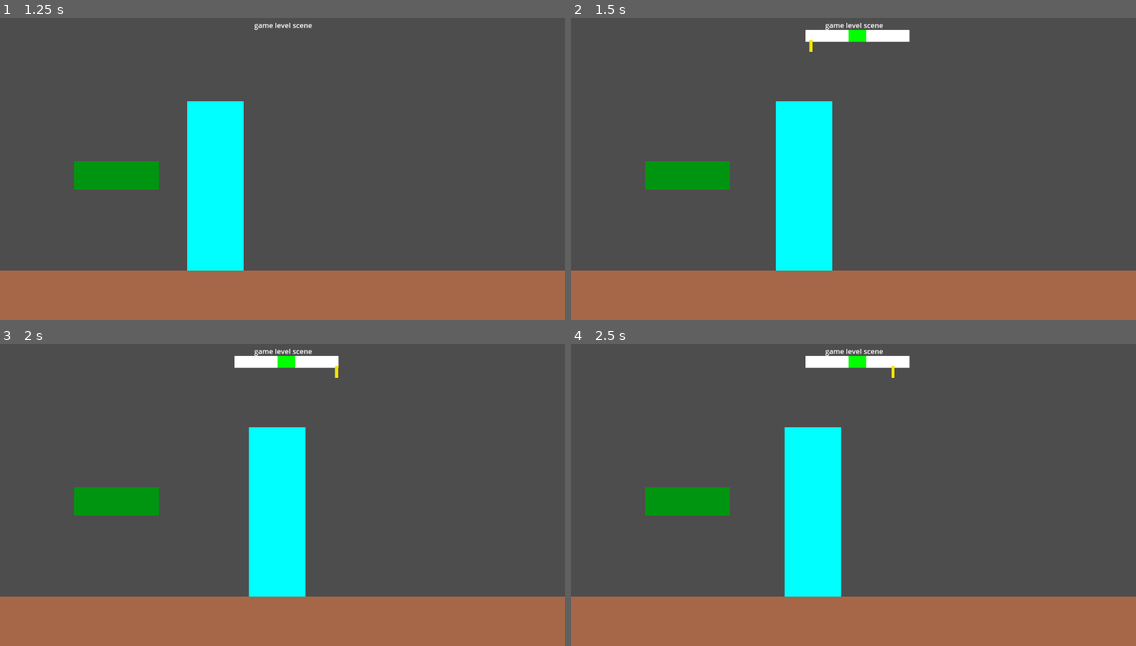
Above: before the commit, frames 1-4 (two rows, left to right).
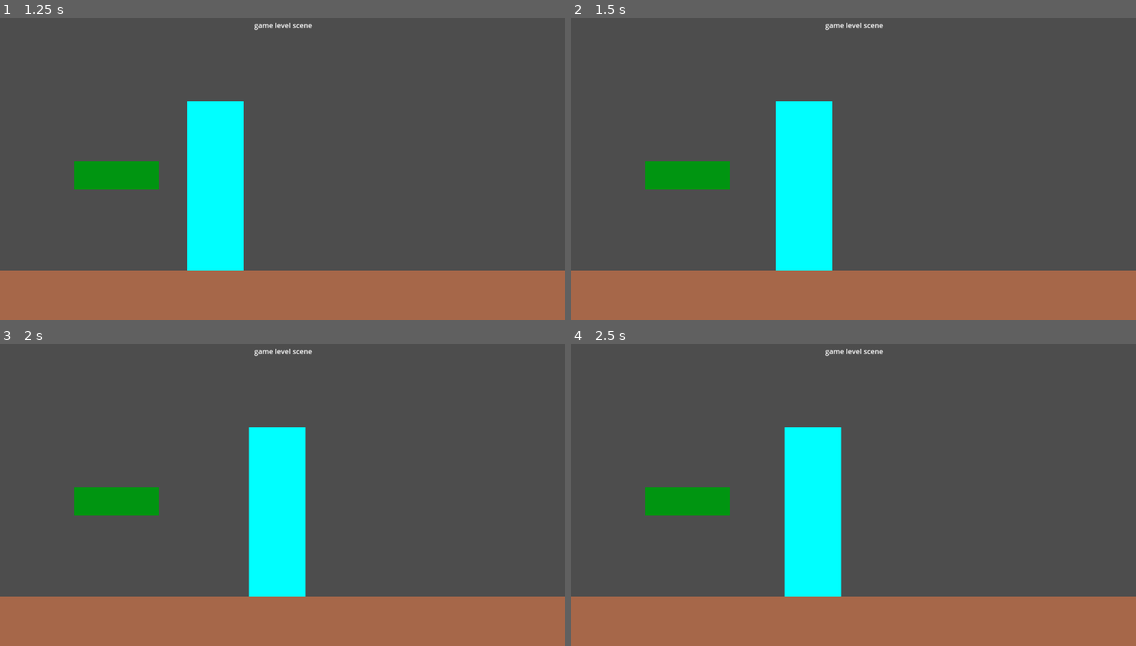
Above: after the commit, the same moments.

Repository: alexgaaranes/coss-gj-2025
Game: Godot game, scene res://levels/menu.tscn
Two runs of this game, one before a commit and one after it. Both use one fixed random seed, a clock stepped at 60 frames per second and the inputs below.
Inputs:
- Up to frame 1 (1.25 s): click "Start" at 0.5 s
- Up to frame 2 (1.5 s): tap Enter (ui_accept) at 1.25 s; hold D (move_right) from 1.28 s (still down); hold Enter (ui_accept) from 1.28 s (still down); tap Space (interact_food) at 1.35 s
- Up to frame 3 (2 s): keep holding D (move_right); keep holding Enter (ui_accept)
- Up to frame 4 (2.5 s): release D (move_right) at 2.03 s; release Enter (ui_accept) at 2.03 s; hold A (move_left) from 2.03 s (still down); tap Enter (ui_accept) at 2.1, 2.27 s; tap Space (interact_food) at 2.3 s

Frame 1 is identical in both runs. In frame 2, 0.8% of the frame differs, in the area x 41-60%, y 3-12%; in frame 3, 0.8%; in frame 4, 0.8%.

Commit message:
fix: overlap bug

Diff:
--- a/levels/game_level.tscn
+++ b/levels/game_level.tscn
@@ -19,7 +19,7 @@
 [node name="Food" parent="." instance=ExtResource("1_d65c1")]
 position = Vector2(168, 360)
 
-[node name="Fiesta" parent="." instance=ExtResource("1_sklrn")]
+[node name="Map" parent="." instance=ExtResource("1_sklrn")]
 
-[node name="CharacterBody2D" parent="Fiesta" instance=ExtResource("2_d65c1")]
+[node name="Player" parent="Map" instance=ExtResource("2_d65c1")]
 position = Vector2(424, 224)
--- a/scenes/player/player.tscn
+++ b/scenes/player/player.tscn
@@ -8,7 +8,7 @@
 [sub_resource type="RectangleShape2D" id="RectangleShape2D_x7p2l"]
 size = Vector2(128, 384)
 
-[node name="CharacterBody2D" type="CharacterBody2D"]
+[node name="Player" type="CharacterBody2D"]
 script = ExtResource("1_8afob")
 
 [node name="ColorRect" type="ColorRect" parent="."]
--- a/scripts/food/food.gd
+++ b/scripts/food/food.gd
@@ -1,6 +1,7 @@
 extends Node2D
 
 var is_overlapping = false
+var has_timer = false
 
 func _on_area_2d_area_entered(area):
 	is_overlapping = true
@@ -9,14 +10,10 @@
 	if Input.is_action_just_released("interact_food") and is_overlapping:
 		spawn_timer()
 
-	# check if there is existing timer
-	if get_tree().root.get_node("Timer") == null and not is_overlapping:
-		is_overlapping = true
-
-
 func _on_area_2d_area_shape_exited(area_rid, area, area_shape_index, local_shape_index):
 	del_timer()
 	is_overlapping = false
+	has_timer = false
 
 # other functions
 func spawn_timer():
@@ -26,7 +23,11 @@
 	var screen_size = get_viewport().get_visible_rect().size
 	timing_indicator.get_child(0).scale = Vector2(0.4, 0.4)
 	get_tree().root.add_child(timing_indicator)
+	has_timer = true
 
 func del_timer():
 	var timer = get_tree().root.get_node("Timer")
 	if timer != null: timer.queue_free()
+
+func set_overlapping(boolean):
+	is_overlapping = boolean
--- a/scripts/player/player.gd
+++ b/scripts/player/player.gd
@@ -18,3 +18,6 @@
 		velocity = velocity.normalized() * speed / weight
 
 	position += velocity * delta
+
+func add_food():
+	weight += 0.2
--- a/scripts/timing_indicator/timer.gd
+++ b/scripts/timing_indicator/timer.gd
@@ -56,6 +56,7 @@
 			tween.kill()
 		if skill_check():
 			print("Skill Check Successful!")
+			add_food_weight()
 			input_feedback(true)
 		else:
 			print("Skill Check Failed")
@@ -84,6 +85,7 @@
 	bar.scale = Vector2(1, 1) # reset scale just in case
 
 	get_parent().queue_free()
+	get_tree().root.get_node("GameLevel").get_node("Food").set_overlapping(true)
 
 func _cancel_skill_check():
 	if tween:
@@ -93,3 +95,7 @@
 
 	bar.scale = Vector2(1, 1)
 	hide()
+
+func add_food_weight():
+	var player = get_tree().root.get_node("GameLevel").get_node("Map").get_node('Player')
+	player.add_food()
